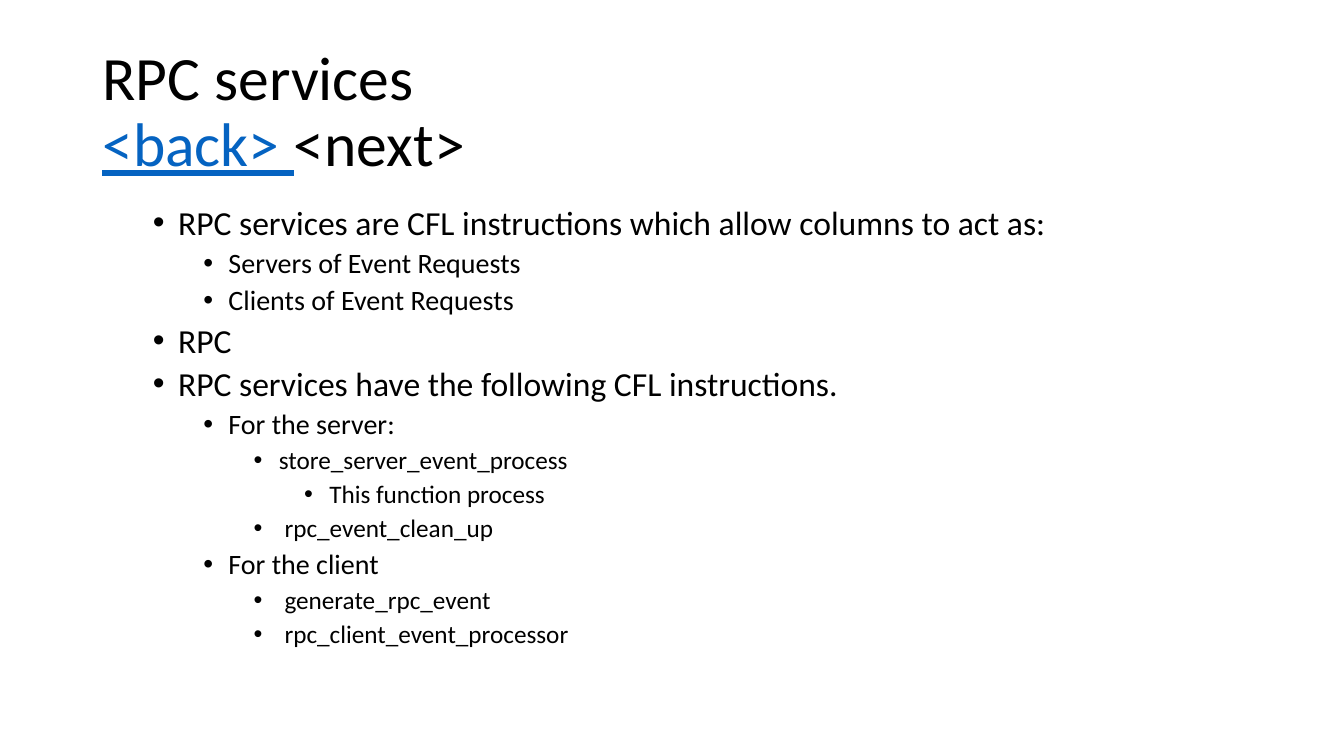
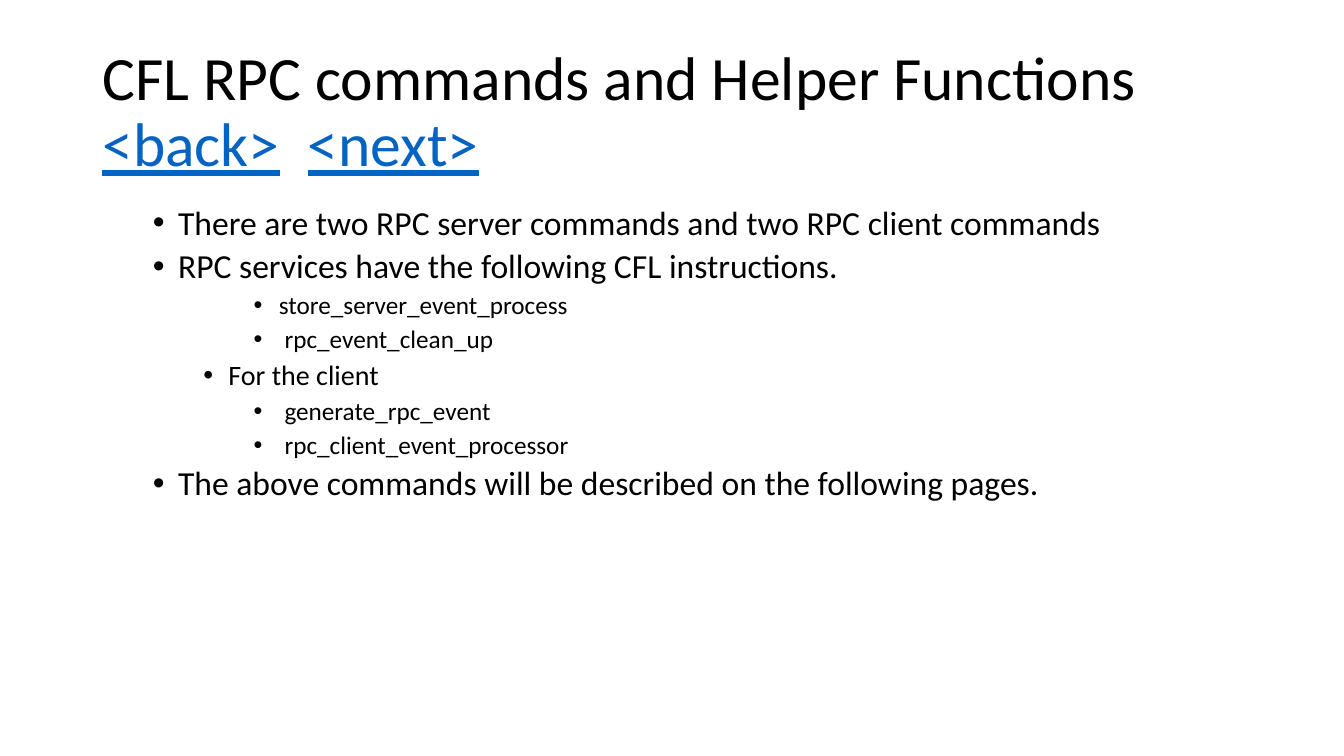
Before and after one commit to glenn-edgar/CFL, a slide deck: slide 94 of documentation/CFL_Documentation.pptx (slide 91 before the commit). Drawn at 1344x756 pixels with LibreOffice and Linux fonts; fonts in the diff are those of the drawing. Boxes give left, top, right and bottom in pixels: in the first picture for what was removed or moved away, otherwise in the second. Text is boxed around its words. In the diff, an @@ line names an element or a change of style, - is before the commit and + after.

```diff
--- a/documentation/CFL_Documentation.pptx
+++ b/documentation/CFL_Documentation.pptx
@@ title at (x1=102, y1=57, x2=1135, y2=176): text changed @@
-RPC services
-<back> <next>
+CFL RPC commands and Helper Functions
+<back> <next>
@@ text at (x1=178, y1=211, x2=1100, y2=236): text changed @@
-  • RPC services are CFL instructions which allow columns to act as:
-    • Servers of Event Requests
-    • Clients of Event Requests
-  • RPC
+  • There are two RPC server commands and two RPC client commands
@@ text at (x1=228, y1=414, x2=395, y2=435): paragraph removed @@
-    • For the server:
@@ text at (x1=178, y1=471, x2=1039, y2=501): paragraph added @@
+  • The above commands will be described on the following pages.
@@ text at (x1=329, y1=485, x2=545, y2=507): paragraph removed @@
-        • This function process
```
Also in this commit, not shown: 11 other slides changed, 90 slides added, 2 slides removed, 9 other files.
